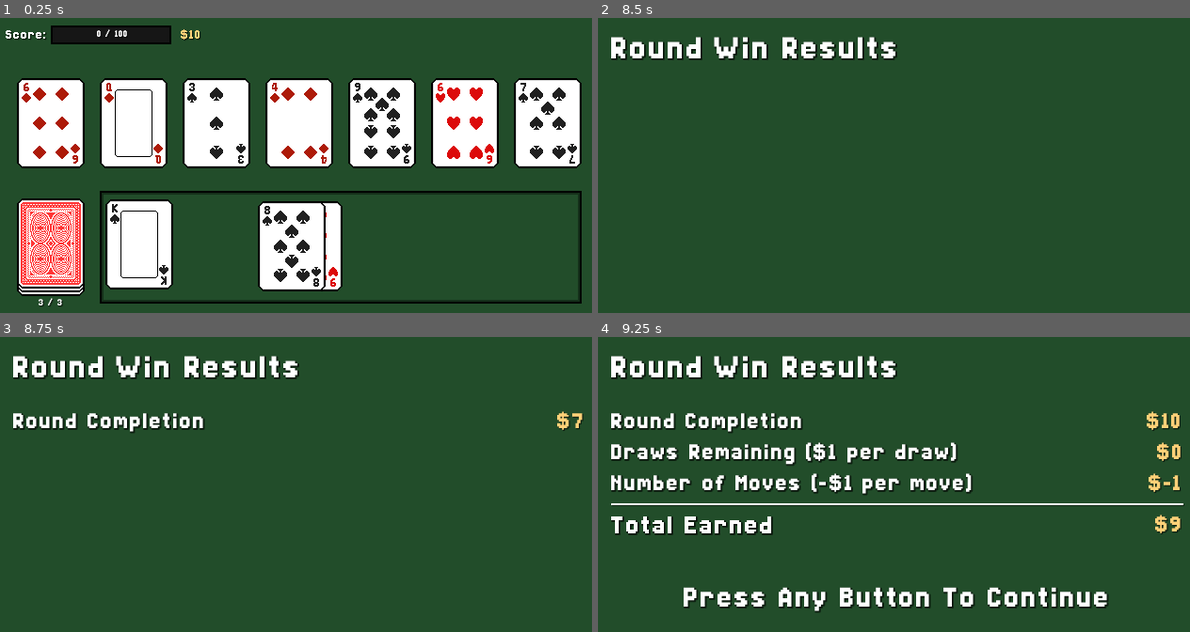
Above: before the commit, frames 1-4 (two rows, left to right).
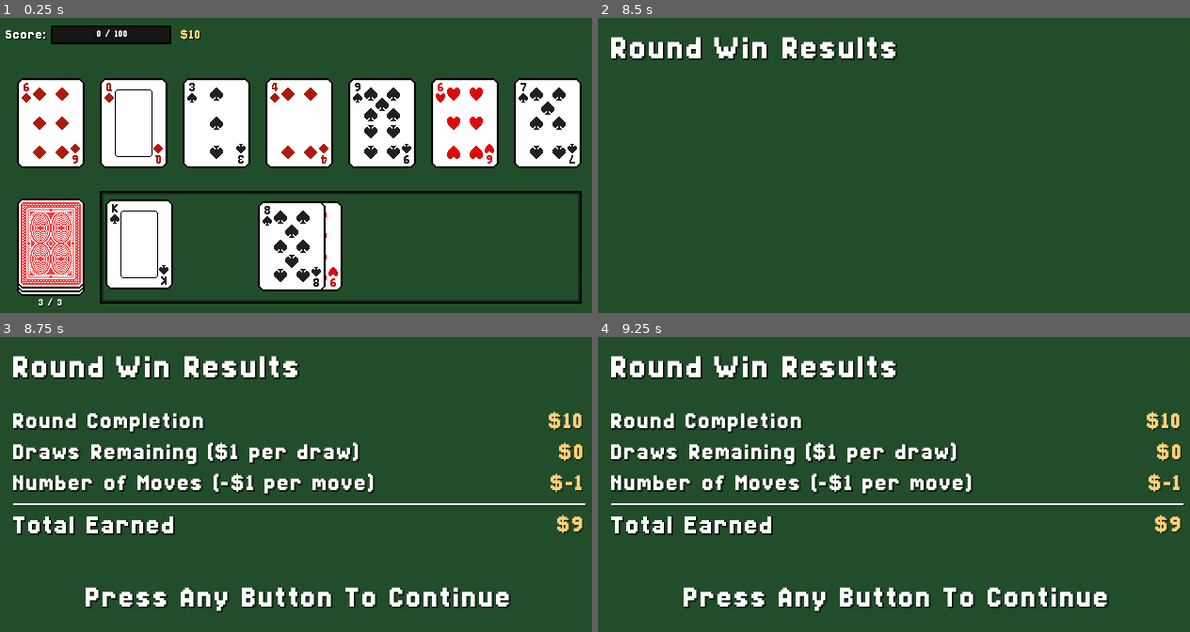
Above: after the commit, the same moments.

Repository: AyyBee123/Oristaile
Game: Godot game, scene res://Scenes/encounter.tscn
Same seed, same stepped clock (60 frames per second), same inputs: the game is played once before the commit and once after it.
Inputs (mouse positions are in pixels of both pictures, inside the frame that each line leads up to):
- Up to frame 1 (0.25 s): no input
- Up to frame 2 (8.5 s): click "3 / 3" at 0.5 s; click "2 / 3" at 1.25 s; click "1 / 3" at 2 s; click "0 / 3" at 2.75 s; click "0 / 3" at 3.5 s; click "0 / 3" at 4.25 s; tap Enter at 5, 7.25 s; drag from (746, 248) to (959, 112) at 5.02 s; drag from (769, 248) to (864, 254) at 5.77 s; tap Space at 6.5 s; move the mouse to (793, 248) at 6.52 s; press the mouse at (793, 248) at 6.53 s; release the mouse at (793, 248) at 7.25 s; drag from (822, 248) to (716, 136) at 7.27 s; move the mouse to (1077, 239) at 8.02 s; press the mouse at (1077, 239) at 8.03 s
- Up to frame 3 (8.75 s): tap Escape (pause) at 8.65 s
- Up to frame 4 (9.25 s): release the mouse at (1077, 558) at 8.75 s; tap Enter at 8.75 s; drag from (716, 455) to (805, 422) at 8.77 s

Frames 1-2 are identical in both runs. In frame 3, 9.6% of the frame differs, in the area x 2-100%, y 25-94%; in frame 4, nothing differs.

Commit message:
Update encounter.gd

Diff:
--- a/Scripts/Game/encounter.gd
+++ b/Scripts/Game/encounter.gd
@@ -307,9 +307,7 @@
 
 
 func _input(event: InputEvent) -> void:
-	if event.is_action_pressed("pause"):
-		pass
-	elif event is InputEventMouseButton or event is InputEventKey or event is InputEventJoypadButton:
+	if event is InputEventMouseButton or event is InputEventKey or event is InputEventJoypadButton:
 		if event.pressed and win_tween and win_tween.is_running() and can_skip_tween:
 			can_skip_tween = false
 			win_tween.custom_step(INF)
